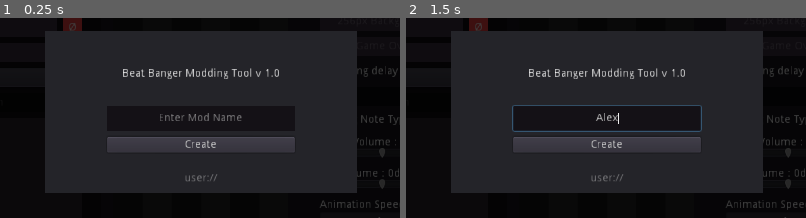
Above: before the commit, frames 1-2 (left to right).
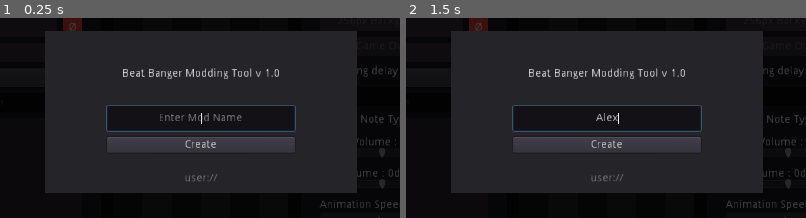
Above: after the commit, the same moments.

Repository: bunfan/beat-banger-modding-tool
Game: Godot game, scene res://TimeLine.tscn
Same seed, same stepped clock (60 frames per second), same inputs: the game is played once before the commit and once after it.
Inputs (mouse positions are % of the whole screen's width and height, from its top left):
- Up to frame 1 (0.25 s): no input
- Up to frame 2 (1.5 s): click (50, 52) at 0.52 s; type "Alex" at 0.6 s; click "Go To Beat" at 1.25 s
The pictures show only the part of the screen within x 25-75%, y 26-76%; the shares and areas given below are measured in that part.

The runs differ from the first frame. In frame 1, 0.6% of the frame differs, in the area x 26-74%, y 43-57%; in frame 2, less than 0.1%.

Commit message:
Added flash transition Splash screen focuses on text field on statup

Diff:
--- a/Global.gd
+++ b/Global.gd
@@ -16,7 +16,7 @@
 var bps : float
 var previewing: bool
 var loop_speed := 1.0
-var last_beat: int
+var last_beat: int = 0
 
 var music_volume := 0
 var sfx_volume := 0
--- a/TimeLine.tscn
+++ b/TimeLine.tscn
@@ -25,7 +25,7 @@
 bg_color = Color( 0.0392157, 0.0352941, 0.0431373, 1 )
 
 [sub_resource type="StyleBoxFlat" id=4]
-bg_color = Color( 0.054902, 0.0509804, 0.0627451, 1 )
+bg_color = Color( 0.0862745, 0.0784314, 0.101961, 1 )
 
 [sub_resource type="StyleBoxFlat" id=5]
 bg_color = Color( 0.815686, 0.223529, 0.223529, 1 )
@@ -37,7 +37,7 @@
 bg_color = Color( 0.0313726, 0.027451, 0.0313726, 1 )
 
 [sub_resource type="StyleBoxFlat" id=7]
-bg_color = Color( 0.0862745, 0.0784314, 0.101961, 1 )
+bg_color = Color( 0.027451, 0.027451, 0.0313726, 1 )
 
 [sub_resource type="Animation" id=8]
 step = 0.166667
@@ -54,6 +54,49 @@
 "values": [ 0, 1, 2, 3, 4, 5 ]
 }
 
+[sub_resource type="Animation" id=15]
+step = 0.166667
+tracks/0/type = "value"
+tracks/0/path = NodePath(".:frame")
+tracks/0/interp = 1
+tracks/0/loop_wrap = true
+tracks/0/imported = false
+tracks/0/enabled = true
+tracks/0/keys = {
+"times": PoolRealArray( 0, 0.166667, 0.333333, 0.5, 0.666667, 0.833333 ),
+"transitions": PoolRealArray( 1, 1, 1, 1, 1, 1 ),
+"update": 1,
+"values": [ 0, 1, 2, 3, 4, 5 ]
+}
+
+[sub_resource type="Animation" id=16]
+resource_name = "Loop_fx"
+step = 0.166667
+tracks/0/type = "value"
+tracks/0/path = NodePath(".:frame")
+tracks/0/interp = 1
+tracks/0/loop_wrap = true
+tracks/0/imported = false
+tracks/0/enabled = true
+tracks/0/keys = {
+"times": PoolRealArray( 0, 0.166667, 0.333333, 0.5, 0.666667, 0.833333 ),
+"transitions": PoolRealArray( 1, 1, 1, 1, 1, 1 ),
+"update": 1,
+"values": [ 0, 1, 2, 3, 4, 5 ]
+}
+tracks/1/type = "value"
+tracks/1/path = NodePath(".:visible")
+tracks/1/interp = 1
+tracks/1/loop_wrap = true
+tracks/1/imported = false
+tracks/1/enabled = true
+tracks/1/keys = {
+"times": PoolRealArray( 0, 1 ),
+"transitions": PoolRealArray( 1, 1 ),
+"update": 1,
+"values": [ true, false ]
+}
+
 [sub_resource type="StyleBoxFlat" id=12]
 bg_color = Color( 0.270588, 0.270588, 0.270588, 1 )
 corner_radius_top_left = 20
@@ -723,15 +766,13 @@
 }
 
 [node name="Bg" type="Sprite" parent="Preview"]
-position = Vector2( 16, 136 )
+position = Vector2( 128, 284 )
 scale = Vector2( 1.49333, 1.48 )
 texture = ExtResource( 4 )
-centered = false
 
 [node name="Preview" type="Sprite" parent="Preview"]
-position = Vector2( 16, 136 )
+position = Vector2( 128, 284 )
 scale = Vector2( 0.373333, 0.37 )
-centered = false
 hframes = 3
 vframes = 2
 
@@ -740,6 +781,34 @@
 
 [node name="PreviewSFX" type="AudioStreamPlayer" parent="Preview/Preview"]
 bus = "SFX"
+
+[node name="Tween" type="Tween" parent="Preview/Preview"]
+
+[node name="Fx" type="Sprite" parent="Preview"]
+position = Vector2( 128, 284 )
+scale = Vector2( 0.373333, 0.37 )
+hframes = 3
+vframes = 2
+
+[node name="Anim" type="AnimationPlayer" parent="Preview/Fx"]
+anims/Loop = SubResource( 15 )
+anims/Loop_fx = SubResource( 16 )
+
+[node name="Tween" type="Tween" parent="Preview/Fx"]
+
+[node name="Flash" type="ColorRect" parent="Preview"]
+margin_left = 16.0
+margin_top = 136.0
+margin_right = 240.0
+margin_bottom = 432.0
+color = Color( 1, 1, 1, 0 )
+__meta__ = {
+"_edit_use_anchors_": false
+}
+
+[node name="Tween" type="Tween" parent="Preview/Flash"]
+
+[node name="TransitionSound" type="AudioStreamPlayer" parent="Preview"]
 
 [node name="PlayPause" type="Button" parent="Preview"]
 margin_left = 16.0
--- a/project.godot
+++ b/project.godot
@@ -32,7 +32,7 @@
 window/size/height=512
 window/size/resizable=false
 window/stretch/mode="2d"
-window/stretch/aspect="keep_width"
+window/stretch/aspect="keep_height"
 
 [importer_defaults]
 
--- a/scripts/Charter.gd
+++ b/scripts/Charter.gd
@@ -43,7 +43,7 @@
 		config.set_value(section, "music_volume", Global.music_volume)
 		config.set_value(section, "sfx_volume", Global.sfx_volume)
 		config.set_value(section, "bpm", Global.bpm)
-		config.set_value(section, "note_offset", Global.starting_note_type)
+		config.set_value(section, "note_offset", 0.0)
 		config.set_value(section, "screen_flash", Global.screen_flash)
 		config.set_value(section, "game_over_sound", Global.game_over_sfx_name)
 		config.set_value(section, "post_song_delay", $PostSongDelay.value)
--- a/scripts/Preview.gd
+++ b/scripts/Preview.gd
@@ -43,6 +43,17 @@
 func _on_Conductor_beat(half_beat):
 	if Global.previewing == false: return
 
+	# Transitions
+	if !Global.transition_array.empty():
+		for transition in Global.transition_array:
+			if transition[0] == half_beat:
+				flash()
+				load_image(transition)
+				load_fx(transition)
+				load_ogg_and_play(transition)
+
+
+
 	# Get Note type
 	if Global.half_spawn.has(half_beat):
 		print("Half Beat")
@@ -74,7 +85,45 @@
 	$Preview/Anim.stop()
 	$Preview/Anim.play("Loop")
 	$Preview/PreviewSFX.play()
-
+	$Preview/Tween.interpolate_property($Preview,"modulate", Color(1,1,1,1), Color(0.6,0.6,0.6,1), 1/$Preview/Anim.playback_speed)
+	$Preview/Tween.start()
 
 func _on_LoopSpeed_changed(value):
 	Global.loop_speed = value
+
+func load_image(transition):
+	var img = Image.new()
+	img.load(Global.save_dir + Global.chart_name + "/anims/" + transition[1]["animation"])
+	var tex = ImageTexture.new()
+	tex.create_from_image(img)
+	$Preview.texture = tex
+
+func load_fx(transition):
+	var img = Image.new()
+	img.load(Global.save_dir + Global.chart_name + "/anims/fx/" + transition[1]["effects"])
+	var tex = ImageTexture.new()
+	tex.create_from_image(img)
+	$Fx.texture = tex
+	$Fx/Anim.play("Loop_fx")
+
+func load_ogg_and_play(transition):
+	var ogg_file = File.new()
+	if ogg_file.open(Global.save_dir + Global.chart_name + "/sfx/" + transition[1]["transition_sound"], File.READ) == OK:
+		var bytes = ogg_file.get_buffer(ogg_file.get_len())
+		var stream_data = AudioStreamOGGVorbis.new()
+		stream_data.data = bytes
+		ogg_file.close()
+		$TransitionSound.stream = stream_data
+		$TransitionSound.play()
+
+
+func flash():
+	if Global.screen_flash == true:
+		$Flash/Tween.interpolate_property(
+			$Flash,
+			"color",
+			Color(1,1,1,1),
+			Color(1,1,1,0),
+			1.0
+		)
+		$Flash/Tween.start()
--- a/scripts/Splash.gd
+++ b/scripts/Splash.gd
@@ -1,4 +1,8 @@
 extends Control
+
+func _ready():
+	$Panel/ModName.grab_focus()
+
 
 func _on_splash_button_up():
 	if !$Panel/ModName.text.is_valid_filename(): return OS.alert("Invalid Name")
--- a/scripts/Transitions.gd
+++ b/scripts/Transitions.gd
@@ -26,7 +26,7 @@
 			"animation": Global.sprite_sheet_name,
 			"looping": Global.no_input_looping,
 			"sound_fx": Global.sfx_file_name,
-			"note_type": 1
+			"note_type": Global.starting_note_type
 		}
 
 		$StartingData.placeholder_text = "Starting Animation : %s" % Global.initial_data["animation"]
Not shown: 1 places in TimeLine.tscn that only renumber resources
